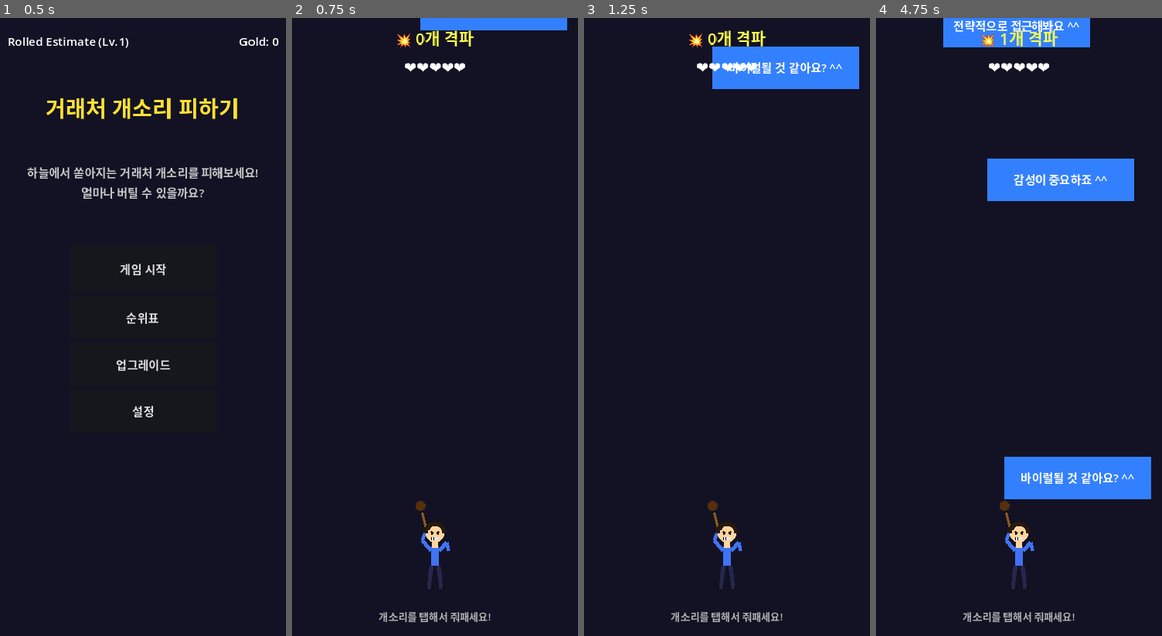
Above: before the commit, frames 1-4 (left to right).
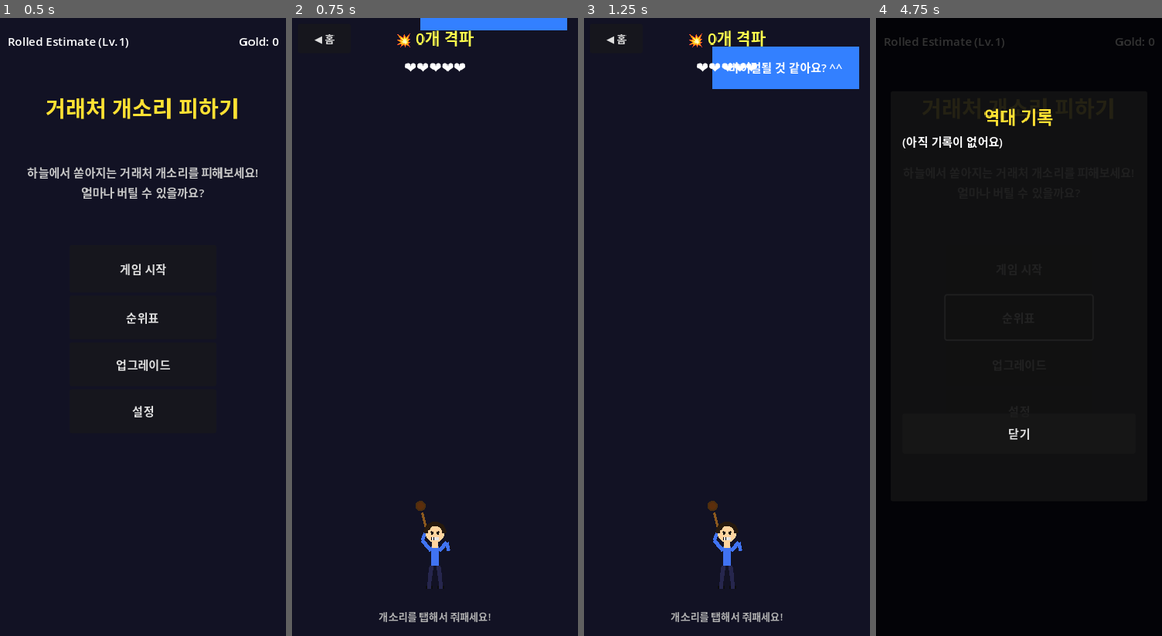
Above: after the commit, the same moments.

Repository: keun4jang/dumb-client-smash
Game: Godot game, scene res://scenes/main/MainMenu.tscn
Two runs of this game, one before a commit and one after it. Both use one fixed random seed, a clock stepped at 60 frames per second and the inputs below.
Inputs (mouse positions are in pixels of both pictures, inside the frame that each line leads up to):
- Up to frame 1 (0.5 s): no input
- Up to frame 2 (0.75 s): click "게임 시작" at 0.5 s
- Up to frame 3 (1.25 s): no input
- Up to frame 4 (4.75 s): click (907, 36) at 1.25 s, where only the run after the commit has a clickable "◀ 홈"; click (1019, 271) at 2 s, where only the run after the commit has a clickable "게임 시작"; click (907, 36) at 2.75 s, where only the run after the commit has a clickable "◀ 홈"; click (1019, 314) at 3.5 s, where only the run after the commit has a clickable "순위표"; click (1019, 364) at 4.25 s, where only the run after the commit has a clickable "업그레이드"

Frame 1 is identical in both runs. In frame 2, less than 0.1% of the frame differs, in the area x 7-15%, y 2-5%; in frame 3, less than 0.1%; in frame 4, 48%, in the area x 0-100%, y 0-100%.

Commit message:
feat: 게임 중 홈 버튼 추가
- HUD 좌상단에 '◀ 홈' 버튼 추가
- 누르면 메인 메뉴로 즉시 이동

Co-Authored-By: Claude Sonnet 4.6 <noreply@anthropic.com>
Claude-Session: https://claude.ai/code/session_019FJzSkDE8Dwf5TK3RMH63g

Diff:
--- a/scenes/dodge/DodgeScene.tscn
+++ b/scenes/dodge/DodgeScene.tscn
@@ -47,6 +47,12 @@
 horizontal_alignment = 1
 theme_override_font_sizes/font_size = 14
 theme_override_colors/font_color = Color(0.7, 0.7, 0.7, 1)
+
+[node name="BackButton" type="Button" parent="HUD"]
+position = Vector2(8, 8)
+size = Vector2(72, 40)
+text = "◀ 홈"
+theme_override_font_sizes/font_size = 14
 
 [node name="GameOverScreen" type="Control" parent="."]
 anchor_right = 1.0
--- a/scripts/dodge/DodgeController.gd
+++ b/scripts/dodge/DodgeController.gd
@@ -63,6 +63,9 @@
 func _ready() -> void:
 	$GameOverScreen.visible = false
 	$GameOverScreen.submitted.connect(_on_score_submitted)
+	$HUD/BackButton.pressed.connect(func():
+		get_tree().change_scene_to_file("res://scenes/main/MainMenu.tscn")
+	)
 
 
 func _process(delta: float) -> void:
